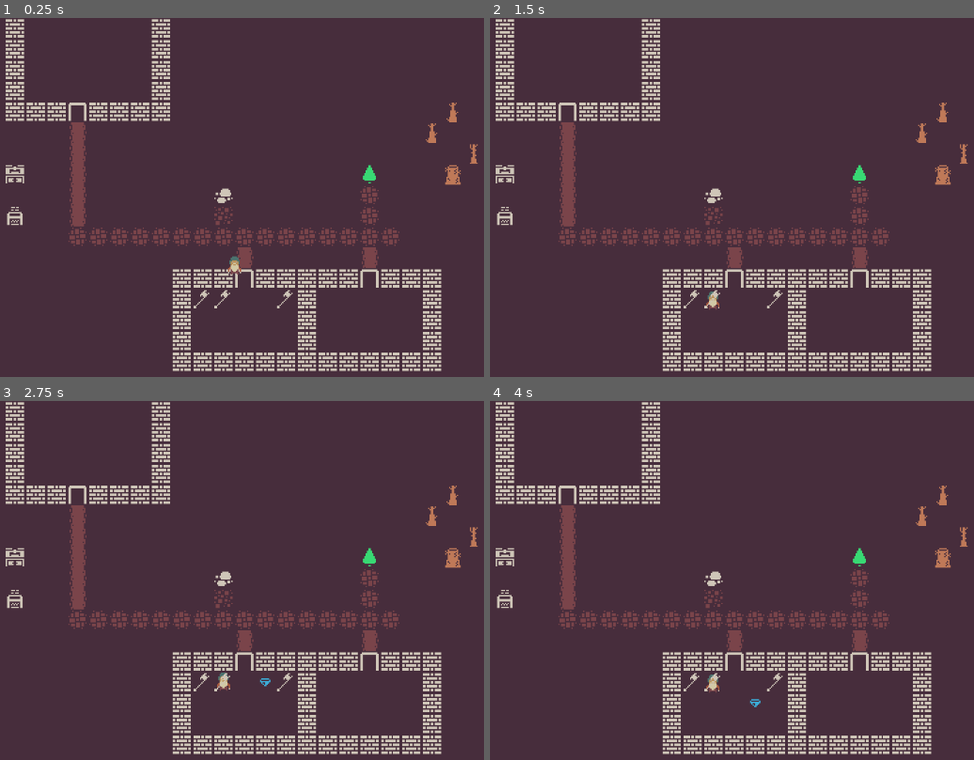
Above: before the commit, frames 1-4 (two rows, left to right).
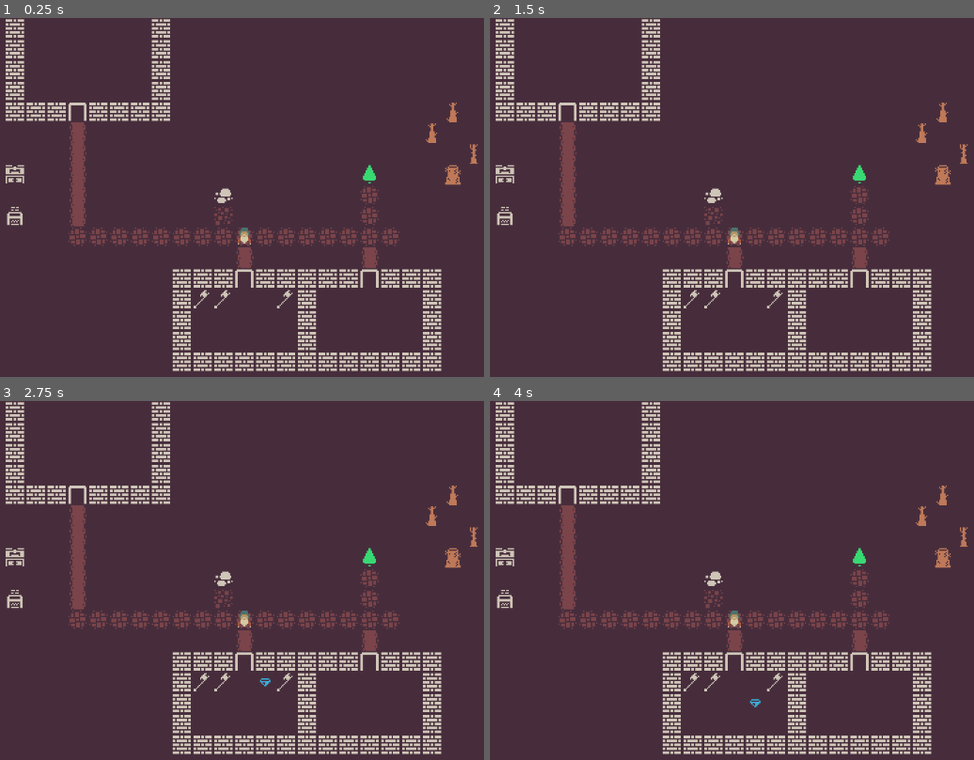
Above: after the commit, the same moments.

Repository: LeoBasov/goap-godot
Game: Godot game, scene res://level/test_level.tscn
Same seed, same stepped clock (60 frames per second), same inputs: the game is played once before the commit and once after it.
Inputs (mouse positions are in pixels of both pictures, inside the frame that each line leads up to):
- Up to frame 1 (0.25 s): no input
- Up to frame 2 (1.5 s): tap Enter at 0.5 s; move the mouse to (693, 298) at 0.52 s; tap Space at 1.25 s; move the mouse to (712, 298) at 1.27 s
- Up to frame 3 (2.75 s): tap Enter at 2 s; move the mouse to (266, 681) at 2.02 s
- Up to frame 4 (4 s): tap Space at 2.75 s; move the mouse to (775, 702) at 2.77 s; tap Enter at 3.5 s; move the mouse to (756, 702) at 3.52 s

The runs differ from the first frame. In frame 1, 0.2% of the frame differs, in the area x 46-52%, y 58-72%; in frame 2, 0.2%; in frame 3, 0.2%; in frame 4, 0.2%.

Commit message:
added tree building

Diff:
--- a/goap/src/goap/action.gd
+++ b/goap/src/goap/action.gd
@@ -28,3 +28,11 @@
 
 func execute(delta: float):
 	pass
+
+func get_post_state():
+	var post_state = precondition.duplicate(true)
+
+	for res in result:
+		post_state[res] = result[res]
+
+	return post_state
--- a/goap/src/goap/agent.gd
+++ b/goap/src/goap/agent.gd
@@ -6,6 +6,7 @@
 var action_do_nothing = ActionDoNoting.new()
 var state = Dictionary()
 var current_action = null
+var tree = GoapTree.new()
 
 func _init() -> void:
 	actions.append(ActionGetAxe.new())
@@ -59,9 +60,19 @@
 
 				plan.append(action)
 
+func make_tree_plan():
+	plan = []
+	var goal = {"store_item" : true}
+
+	update_state()
+	tree.build_tree(goal,state, actions)
+
+	# get actual plan
+
 func exec_plan(delta: float):
 	if current_action == null:
-		make_plan()
+		#make_plan()
+		make_tree_plan()
 	else:
 		if current_action.execute(delta):
 			current_action = plan.pop_front()
--- a/goap/src/goap/goap_tree.gd
+++ b/goap/src/goap/goap_tree.gd
@@ -2,11 +2,45 @@
 
 var root : GoapTreeNode = null
 
-func build_tree(goal : Dictionary, actions : Array):
-	pass
+func create_node(parent: GoapTreeNode, action: Action):
+	var node = GoapTreeNode.new()
 
-func add_node(parent, action):
-	pass
+	node.parent = parent
+	node.action = action
 
-func add_children(node: GoapTreeNode):
-	pass
+	return node
+
+func build_tree(goal : Dictionary, state : Dictionary, actions : Array):
+	root = null
+
+	for action in actions:
+		if action.check_goal(goal):
+			root = create_node(null, action)
+
+	add_children(root, state, actions)
+
+func add_children(node: GoapTreeNode, state : Dictionary, actions : Array):
+	if node.action.check_preconditions(state):
+		return
+
+	for action in actions:
+		if node.action == action:
+			continue
+		elif check_child_conditions(action, state, node.action.precondition):
+			node.children.append(create_node(node, action))
+
+	for child in node.children:
+		add_children(child, state, actions)
+
+func check_child_conditions(action: Action, state: Dictionary, preconditions: Dictionary) -> bool:
+	var post_state = action.get_post_state()
+
+	for condition in preconditions:
+		if state[condition] == preconditions[condition]:
+			continue
+		elif condition in post_state and (post_state[condition] == preconditions[condition]):
+			continue
+		else:
+			return false
+
+	return true
